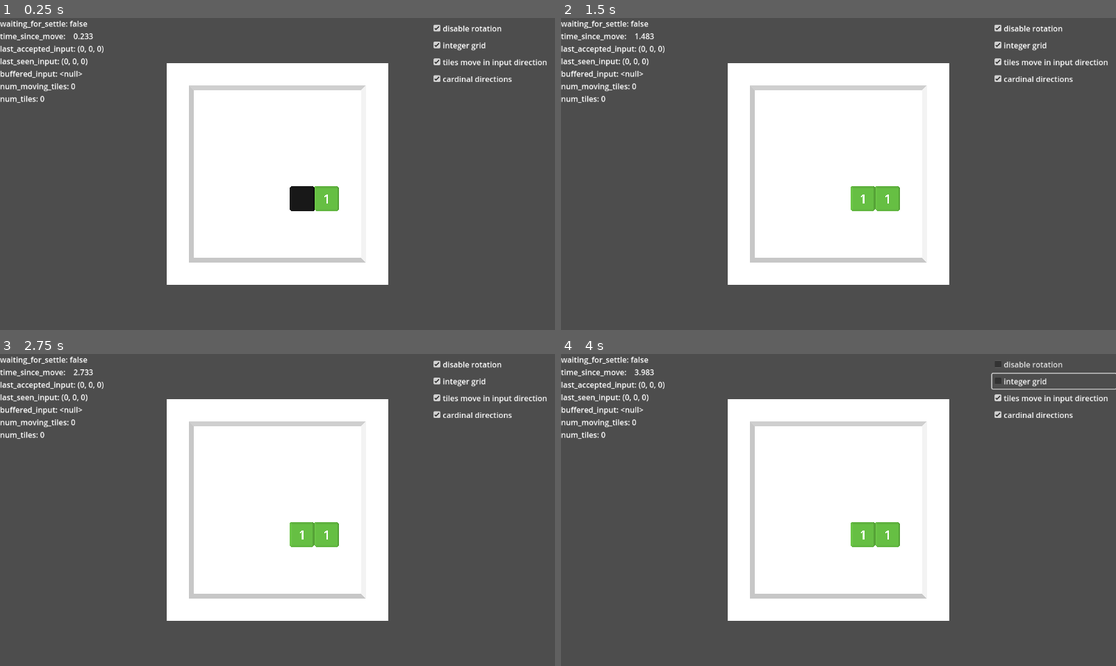
Above: before the commit, frames 1-4 (two rows, left to right).
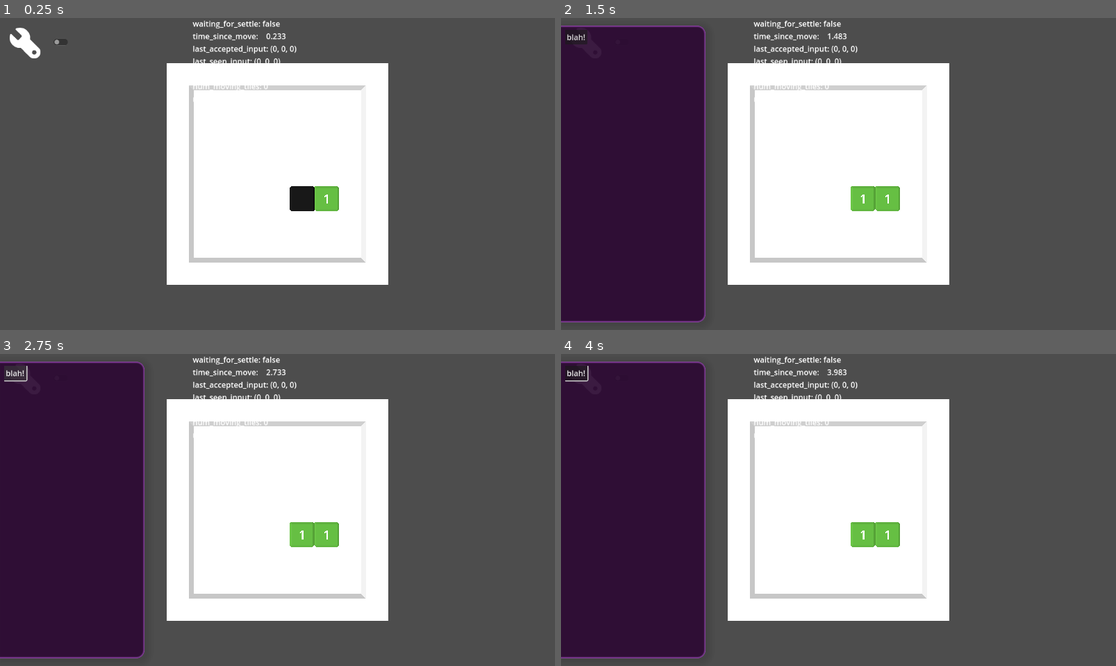
Above: after the commit, the same moments.

Repository: vivlim/2048ish-3d
Game: Godot game, scene res://scenes/GameRoot.tscn
Same seed, same stepped clock (60 frames per second), same inputs: the game is played once before the commit and once after it.
Inputs (mouse positions are in pixels of both pictures, inside the frame that each line leads up to):
- Up to frame 1 (0.25 s): no input
- Up to frame 2 (1.5 s): click (583, 42) at 0.52 s; click (622, 42) at 1.27 s
- Up to frame 3 (2.75 s): click (16, 372) at 2 s, where only the run after the commit has a clickable "blah!"
- Up to frame 4 (4 s): click (1054, 363) at 2.75 s, where only the run before the commit has a clickable "disable rotation"; click (1054, 382) at 3.5 s, where only the run before the commit has a clickable "integer grid"

The runs differ from the first frame. In frame 1, 2.6% of the frame differs, in the area x 0-99%, y 0-28%; in frame 2, 26%; in frame 3, 26%; in frame 4, 26%, in the area x 0-100%, y 0-98%.

Commit message:
mostly work on UI

Diff:
--- a/scenes/GameRoot.tscn
+++ b/scenes/GameRoot.tscn
@@ -1,13 +1,45 @@
-[gd_scene load_steps=3 format=3 uid="uid://ct2q6kcukwinf"]
+[gd_scene load_steps=6 format=3 uid="uid://ct2q6kcukwinf"]
 
 [ext_resource type="Script" path="res://scripts/game_root.gd" id="1_7b507"]
 [ext_resource type="PackedScene" uid="uid://cvyfx8rvlm222" path="res://scenes/Main.tscn" id="2_6chun"]
+[ext_resource type="Texture2D" uid="uid://bj70m804386qi" path="res://assets/external/kenney-game-icons/wrench.png" id="3_t74ga"]
+[ext_resource type="Script" path="res://scripts/modal_controller.gd" id="4_rojhd"]
+[ext_resource type="PackedScene" uid="uid://dd3v4157jt1lk" path="res://scenes/MenuScene.tscn" id="5_5xxn2"]
 
 [node name="GameRoot" type="Node3D" node_paths=PackedStringArray("stage_target")]
 script = ExtResource("1_7b507")
 stages = Array[PackedScene]([ExtResource("2_6chun")])
 stage_target = NodePath("CurrentStage")
 
-[node name="CanvasLayer" type="CanvasLayer" parent="."]
+[node name="GameUI" type="CanvasLayer" parent="."]
+
+[node name="GridContainer" type="GridContainer" parent="GameUI"]
+anchors_preset = 15
+anchor_right = 1.0
+anchor_bottom = 1.0
+grow_horizontal = 2
+grow_vertical = 2
+columns = 3
+
+[node name="SettingsButton" type="TextureButton" parent="GameUI/GridContainer"]
+layout_mode = 2
+mouse_default_cursor_shape = 2
+texture_normal = ExtResource("3_t74ga")
+
+[node name="CheckButton" type="CheckButton" parent="GameUI/GridContainer"]
+layout_mode = 2
+
+[node name="ModalController" type="Control" parent="GameUI"]
+layout_mode = 3
+anchors_preset = 15
+anchor_right = 1.0
+anchor_bottom = 1.0
+grow_horizontal = 2
+grow_vertical = 2
+mouse_filter = 2
+script = ExtResource("4_rojhd")
+SettingsScene = ExtResource("5_5xxn2")
 
 [node name="CurrentStage" type="Node3D" parent="."]
+
+[connection signal="pressed" from="GameUI/GridContainer/SettingsButton" to="GameUI/ModalController" method="_on_settings_button_pressed"]
--- a/scenes/Main.tscn
+++ b/scenes/Main.tscn
@@ -54,6 +54,9 @@
 skeleton = NodePath("")
 
 [node name="CanvasLayer" type="CanvasLayer" parent="."]
+layer = 10
+offset = Vector2(400, 0)
+transform = Transform2D(1, 0, 0, 1, 400, 0)
 
 [node name="Label" type="Label" parent="CanvasLayer"]
 offset_right = 40.0
@@ -117,6 +120,7 @@
 shape = SubResource("ConcavePolygonShape3D_50bjh")
 
 [node name="OnscreenDirectionalControls" type="CanvasLayer" parent="."]
+layer = 2
 
 [node name="ScreenUIGrid" type="GridContainer" parent="OnscreenDirectionalControls"]
 modulate = Color(1, 1, 1, 0.509804)
@@ -133,6 +137,7 @@
 layout_mode = 2
 size_flags_horizontal = 3
 size_flags_vertical = 3
+mouse_filter = 2
 
 [node name="Spacer2" type="Control" parent="OnscreenDirectionalControls/ScreenUIGrid"]
 layout_mode = 2
--- /dev/null
+++ b/scenes/MenuScene.tscn
@@ -0,0 +1,48 @@
+[gd_scene load_steps=2 format=3 uid="uid://dd3v4157jt1lk"]
+
+[ext_resource type="StyleBox" uid="uid://drsb7b4e33cyt" path="res://ui/styles/slide_in_panel_left.tres" id="1_0bm0j"]
+
+[node name="MenuScene" type="Control"]
+layout_mode = 3
+anchors_preset = 9
+anchor_bottom = 1.0
+offset_right = 300.0
+grow_vertical = 2
+size_flags_horizontal = 0
+
+[node name="MarginContainer" type="MarginContainer" parent="."]
+layout_mode = 1
+anchors_preset = 15
+anchor_right = 1.0
+anchor_bottom = 1.0
+grow_horizontal = 2
+grow_vertical = 2
+theme_override_constants/margin_top = 16
+theme_override_constants/margin_bottom = 16
+
+[node name="Panel" type="Panel" parent="MarginContainer"]
+layout_mode = 2
+theme_override_styles/panel = ExtResource("1_0bm0j")
+
+[node name="MarginContainer" type="MarginContainer" parent="MarginContainer/Panel"]
+layout_mode = 1
+anchors_preset = 15
+anchor_right = 1.0
+anchor_bottom = 1.0
+grow_horizontal = 2
+grow_vertical = 2
+theme_override_constants/margin_left = 8
+theme_override_constants/margin_top = 8
+theme_override_constants/margin_right = 8
+theme_override_constants/margin_bottom = 8
+
+[node name="ScrollContainer" type="ScrollContainer" parent="MarginContainer/Panel/MarginContainer"]
+layout_mode = 2
+follow_focus = true
+
+[node name="VBoxContainer" type="VBoxContainer" parent="MarginContainer/Panel/MarginContainer/ScrollContainer"]
+layout_mode = 2
+
+[node name="Button" type="Button" parent="MarginContainer/Panel/MarginContainer/ScrollContainer/VBoxContainer"]
+layout_mode = 2
+text = "blah!"
--- a/scripts/attribution/attribution_list.gd
+++ b/scripts/attribution/attribution_list.gd
@@ -33,10 +33,23 @@
 	self.add({
 		ATTRIBUTION_NAME: "Kenney Game Assets All-in-1",
 		ATTRIBUTION_USAGES: [
-			"2D Assets/UI Base Pack: For UI elements"
-		]
+			"2D Assets/UI Base Pack: Decorative arrow buttons for touchscreen controls",
+			"2D Assets/Game Icons: Wrench icon"
+		],
 		ATTRIBUTION_URL: "https://kenney.itch.io/kenney-game-assets",
 		ATTRIBUTION_LICENSE: LICENSES_CC0_10_UNIVERSAL,
+		ATTRIBUTION_START_DATE: "2024 July"
+	})
+	self.add({
+		ATTRIBUTION_NAME: "Comic Relief",
+		ATTRIBUTION_VERSION: "v1.102",
+		ATTRIBUTION_USAGES: ["UI font"],
+		ATTRIBUTION_URL: "https://github.com/loudifier/Comic-Relief",
+		ATTRIBUTION_LICENSE: {
+			LICENSE_NAME: "SIL Open Font License, Version 1.1",
+			LICENSE_URL: "https://openfontlicense.org/open-font-license-official-text/",
+			LICENSE_TEXT: LICENSES_COMIC_RELIEF_TEXT
+		},
 		ATTRIBUTION_START_DATE: "2024 July"
 	})
 
@@ -58,3 +71,103 @@
 		"LicenseInfoFlatText": Engine.get_copyright_info(),
 		ATTRIBUTION_USAGES: ["The entire game is built on Godot Engine which depends on these"]
 	})
+
+
+# License text below here
+
+const LICENSES_COMIC_RELIEF_TEXT = """
+Copyright 2013 Jeff Davis (https://github.com/loudifier/Comic-Relief)
+
+This Font Software is licensed under the SIL Open Font License, Version 1.1.
+This license is copied below, and is also available with a FAQ at:
+http://scripts.sil.org/OFL
+
+
+-----------------------------------------------------------
+SIL OPEN FONT LICENSE Version 1.1 - 26 February 2007
+-----------------------------------------------------------
+
+PREAMBLE
+The goals of the Open Font License (OFL) are to stimulate worldwide
+development of collaborative font projects, to support the font creation
+efforts of academic and linguistic communities, and to provide a free and
+open framework in which fonts may be shared and improved in partnership
+with others.
+
+The OFL allows the licensed fonts to be used, studied, modified and
+redistributed freely as long as they are not sold by themselves. The
+fonts, including any derivative works, can be bundled, embedded,
+redistributed and/or sold with any software provided that any reserved
+names are not used by derivative works. The fonts and derivatives,
+however, cannot be released under any other type of license. The
+requirement for fonts to remain under this license does not apply
+to any document created using the fonts or their derivatives.
+
+DEFINITIONS
+"Font Software" refers to the set of files released by the Copyright
+Holder(s) under this license and clearly marked as such. This may
+include source files, build scripts and documentation.
+
+"Reserved Font Name" refers to any names specified as such after the
+copyright statement(s).
+
+"Original Version" refers to the collection of Font Software components as
+distributed by the Copyright Holder(s).
+
+"Modified Version" refers to any derivative made by adding to, deleting,
+or substituting -- in part or in whole -- any of the components of the
+Original Version, by changing formats or by porting the Font Software to a
+new environment.
+
+"Author" refers to any designer, engineer, programmer, technical
+writer or other person who contributed to the Font Software.
+
+PERMISSION & CONDITIONS
+Permission is hereby granted, free of charge, to any person obtaining
+a copy of the Font Software, to use, study, copy, merge, embed, modify,
+redistribute, and sell modified and unmodified copies of the Font
+Software, subject to the following conditions:
+
+1) Neither the Font Software nor any of its individual components,
+in Original or Modified Versions, may be sold by itself.
+
+2) Original or Modified Versions of the Font Software may be bundled,
+redistributed and/or sold with any software, provided that each copy
+contains the above copyright notice and this license. These can be
+included either as stand-alone text files, human-readable headers or
+in the appropriate machine-readable metadata fields within text or
+binary files as long as those fields can be easily viewed by the user.
+
+3) No Modified Version of the Font Software may use the Reserved Font
+Name(s) unless explicit written permission is granted by the corresponding
+Copyright Holder. This restriction only applies to the primary font name as
+presented to the users.
+
+4) The name(s) of the Copyright Holder(s) or the Author(s) of the Font
+Software shall not be used to promote, endorse or advertise any
+Modified Version, except to acknowledge the contribution(s) of the
+Copyright Holder(s) and the Author(s) or with their explicit written
+permission.
+
+5) The Font Software, modified or unmodified, in part or in whole,
+must be distributed entirely under this license, and must not be
+distributed under any other license. The requirement for fonts to
+remain under this license does not apply to any document created
+using the Font Software.
+
+TERMINATION
+This license becomes null and void if any of the above conditions are
+not met.
+
+DISCLAIMER
+THE FONT SOFTWARE IS PROVIDED "AS IS", WITHOUT WARRANTY OF ANY KIND,
+EXPRESS OR IMPLIED, INCLUDING BUT NOT LIMITED TO ANY WARRANTIES OF
+MERCHANTABILITY, FITNESS FOR A PARTICULAR PURPOSE AND NONINFRINGEMENT
+OF COPYRIGHT, PATENT, TRADEMARK, OR OTHER RIGHT. IN NO EVENT SHALL THE
+COPYRIGHT HOLDER BE LIABLE FOR ANY CLAIM, DAMAGES OR OTHER LIABILITY,
+INCLUDING ANY GENERAL, SPECIAL, INDIRECT, INCIDENTAL, OR CONSEQUENTIAL
+DAMAGES, WHETHER IN AN ACTION OF CONTRACT, TORT OR OTHERWISE, ARISING
+FROM, OUT OF THE USE OR INABILITY TO USE THE FONT SOFTWARE OR FROM
+OTHER DEALINGS IN THE FONT SOFTWARE.
+
+"""
--- /dev/null
+++ b/scripts/modal_controller.gd
@@ -0,0 +1,87 @@
+extends Control
+
+@export var SettingsScene: PackedScene
+var layers: Array[Control]
+var lerp_targets: Array[Dictionary] = []
+var layer_start_locations: Dictionary = {}
+
+const LERP_TARGET_KEY_CONTROL = "Control"
+const LERP_TARGET_KEY_LOCATION = "Location"
+const LERP_TARGET_KEY_DELETE_AT_END = "DeleteAtEnd"
+
+# Called when the node enters the scene tree for the first time.
+func _ready() -> void:
+	pass # Replace with function body.
+
+
+# Called every frame. 'delta' is the elapsed time since the previous frame.
+func _process(delta: float) -> void:
+	if lerp_targets.size() == 0:
+		return
+
+	var indices_to_remove = []
+	var i = 0
+	for t in lerp_targets:
+		var c: Control = t[LERP_TARGET_KEY_CONTROL]
+		var target_location = t[LERP_TARGET_KEY_LOCATION]
+		c.global_position = lerp(c.global_position, target_location, 0.5)
+		if c.global_position - target_location == Vector2.ZERO:
+			indices_to_remove.append(i)
+			if LERP_TARGET_KEY_DELETE_AT_END in t and t[LERP_TARGET_KEY_DELETE_AT_END]:
+				c.queue_free()
+		i += 1
+	if indices_to_remove.size() > 0:
+		indices_to_remove.reverse() # start from the end, because removing items will shift indices
+		for to_remove in indices_to_remove:
+			lerp_targets.remove_at(to_remove)
+
+func lerp_layer_with_target_pos(c: Control, start_pos: Vector2, target_pos: Vector2, delete_after: bool):
+	# starting position is just off the bottom of the screen.
+	c.global_position = start_pos
+	self.add_child(c)
+	lerp_targets.append({
+		LERP_TARGET_KEY_CONTROL: c,
+		LERP_TARGET_KEY_LOCATION: target_pos,
+		LERP_TARGET_KEY_DELETE_AT_END: delete_after
+	})
+
+func push_layer(packed_scene: PackedScene, from_direction: Vector2):
+	var instance = packed_scene.instantiate()
+	self.layers.push_back(instance) # for ordering
+	self.add_child(instance)
+	var start = get_offscreen_position(from_direction)
+	var end = Vector2.ZERO
+	layer_start_locations[instance] = start
+	lerp_layer_with_target_pos(instance, start, end, false)
+
+func pop_layer():
+	if self.layers.size() == 0:
+		return
+	var popped = self.layers.pop_back()
+
+	var start = Vector2.ZERO
+	var end = layer_start_locations[popped]
+	layer_start_locations.erase(popped)
+	lerp_layer_with_target_pos(popped, start, end, true)
+
+func remove_specific_layer(c: Control):
+	if self.layers.size() == 0:
+		return
+
+	var idx = self.layers.find(c)
+	if idx >= 0:
+		self.layers.remove_at(idx)
+
+	var start = Vector2.ZERO
+	var end = layer_start_locations[c]
+	layer_start_locations.erase(c)
+	lerp_layer_with_target_pos(c, start, end, true)
+
+
+func get_offscreen_position(direction: Vector2) -> Vector2:
+	var s = self.get_global_rect().size
+	return Vector2(s.x, s.y) * direction
+
+func _on_settings_button_pressed() -> void:
+	print("open settings layer")
+	push_layer(SettingsScene, Vector2(-0.5, 0))
--- /dev/null
+++ b/ui/styles/slide_in_panel_left.tres
@@ -0,0 +1,14 @@
+[gd_resource type="StyleBoxFlat" format=3 uid="uid://drsb7b4e33cyt"]
+
+[resource]
+bg_color = Color(0.176966, 0.0396697, 0.202174, 0.921569)
+border_width_top = 4
+border_width_right = 4
+border_width_bottom = 4
+border_color = Color(0.538625, 0.249434, 0.634884, 1)
+border_blend = true
+corner_radius_top_right = 16
+corner_radius_bottom_right = 16
+shadow_color = Color(0, 0, 0, 0.113725)
+shadow_size = 16
+shadow_offset = Vector2(4, 4)
--- /dev/null
+++ b/ui/styles/theme.tres
@@ -0,0 +1,3 @@
+[gd_resource type="Theme" format=3 uid="uid://b0gydjyxv1jm3"]
+
+[resource]
Binary file added: assets/external/kenney-game-icons/wrench.png
Not shown, added: assets/external/kenney-game-icons/wrench.png.import
